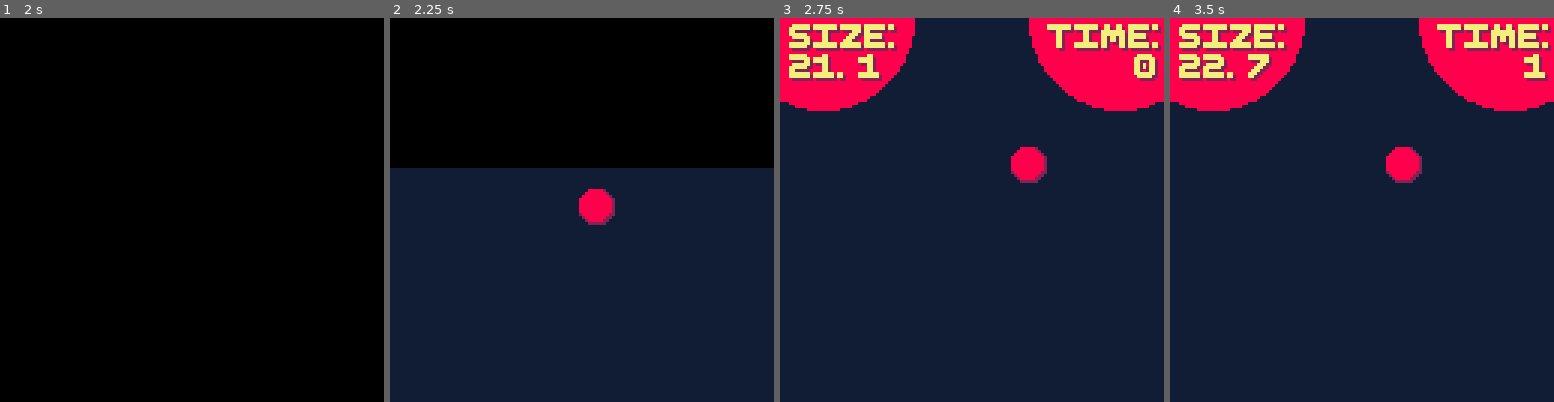
Above: before the commit, frames 1-4 (left to right).
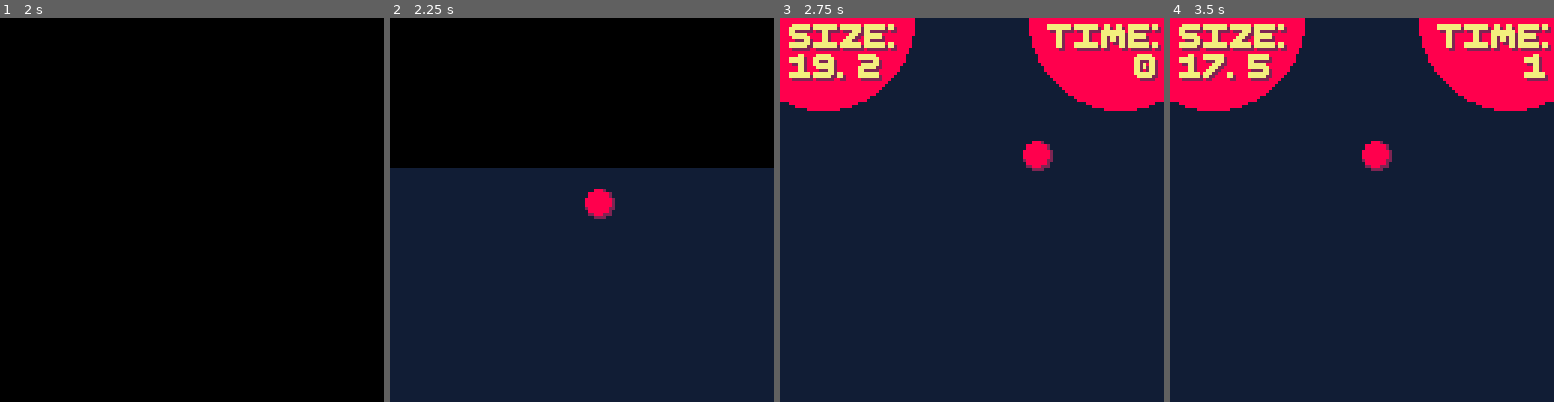
Above: after the commit, the same moments.

Repository: acmcpheron02/beeg
Game: PICO-8 cartridge main.p8
Two runs of this game, one before a commit and one after it. Both use one fixed random seed, a clock stepped at 60 frames per second and the inputs below.
Inputs:
- Up to frame 1 (2 s): tap X (X key) at 0.33, 1.07, 1.85 s; hold Right from 1.6 s (still down)
- Up to frame 2 (2.25 s): release Right at 2.1 s; hold Up from 2.15 s (still down)
- Up to frame 3 (2.75 s): release Up at 2.42 s; hold Right from 2.47 s (still down)
- Up to frame 4 (3.5 s): tap X (X key) at 2.97 s; release Right at 3.03 s; hold Left from 3.08 s (still down)

Frame 1 is identical in both runs. In frame 2, 0.3% of the frame differs, in the area x 49-59%, y 44-54%; in frame 3, 1.3%; in frame 4, 1.8%, in the area x 2-66%, y 9-43%.

Commit message:
implemented damage mechanics

Diff:
--- a/main.p8
+++ b/main.p8
@@ -151,6 +151,7 @@
 
 function lvl1_update()
   player.move()
+  if player.hurt > 0 then player.hurt -= 1 end
   cam.cameraDraw()
   while #actors < 18 do
     spawn_food()
@@ -168,11 +169,12 @@
 end
 
 function gameover_draw()
-  print("game over", cam.posx + 48, cam.posy+26, 7)
-  print("YOU AREN'T", cam.posx + 48, cam.posy+50, 7)
-  print("beeg", cam.posx + 60, cam.posy+60, 8)
-  print("ENOUGH TO CONTINUE!", cam.posx +28 , cam.posy+70, 7)
-  print("press x to try again", cam.posx +28 , cam.posy+94, 7)
+  print("game over", cam.posx + 31, cam.posy+37, 8)
+  print("game over", cam.posx + 30, cam.posy+36, 7)
+  print("press x", cam.posx +43 , cam.posy+81, 8)
+  print("press x", cam.posx +42 , cam.posy+80, 7)
+  print("to try again!", cam.posx +15 , cam.posy+91, 8)
+  print("to try again!", cam.posx +14 , cam.posy+90, 7)
 end
 
 function direction_control ()
@@ -220,8 +222,13 @@
 end
 
 function collide_event(a1, a2)
-  if(a1.kind=="player") and (a2.kind!="player") then
-    attach(a1,a2)
+  if(a1.kind=="player") and (a2.kind!="player") and a1.hurt == 0 then
+    if a1.mass >= a2.eatreq then
+      attach(a1,a2)
+    end
+    if a1.mass < a2.eatreq then
+      a1.damage()
+    end
   end
 end
 
@@ -261,12 +268,13 @@
   p.dy = 0
   p.x_speed = 0
   p.y_speed = 0
-  p.mass = 22
+  p.mass = 20
   p.base_accel = 0.55
   p.base_friction = .45
   p.base_mass = 20
   p.max_speed = 3
   p.stop_under = 0.05
+  p.hurt = 0
   p.size = 2
   p.accel = 0
   p.friction = 0
@@ -277,14 +285,22 @@
     ["side"] = {8,0,7,7},
     ["up"] = {16,0,7,7},
     ["down"] = {24,0,7,7},
+    ["hurt"] = {32,0,7,7}
   }
   function p.add_mass(m)
     p.mass += m
-    if p.mass <= 9.9 then scene = "gameover" end
+    if p.mass <= 10.0 then scene = "gameover" end
     p.set_accel()
     p.set_friction()
     p.set_size()
     p.set_radius()
+  end
+
+  function p.damage()
+    p.hurt = 18
+    p.x_speed *= -3
+    p.y_speed *= -3
+    p.add_mass(-p.mass*0.05)
   end
 
   function p.move()
@@ -316,8 +332,12 @@
     if p.dx != 0 then psprite = p.anim["side"] end
     if p.dy > 0 then psprite = p.anim["down"] end
     if p.dy < 0 then psprite = p.anim["up"] end
+    if p.hurt > 0 then psprite = p.anim["hurt"] end
     ovalfill(p.x-p.size, p.y-p.size, p.x+p.w+p.size+1, p.y+p.h+p.size+1, 2)
     ovalfill(p.x-p.size, p.y-p.size, p.x+p.w+p.size, p.y+p.h+p.size, 8)
+    if p.hurt % 6 == 5 then
+      ovalfill(p.x-p.size, p.y-p.size, p.x+p.w+p.size, p.y+p.h+p.size, 7)
+    end
     sspr(psprite[1], psprite[2], psprite[3], psprite[4], p.x, p.y, psprite[3], psprite[4], p.xFlipped)
   end
 
@@ -424,6 +444,7 @@
 
 function make_krill(x,y)
   local a = make_food("krill",x,y,8,8) --make_food(k,x,y,h,w)
+  a.eatreq = 20
   a.updateloop = {}
   a.drawloop = {}
 
